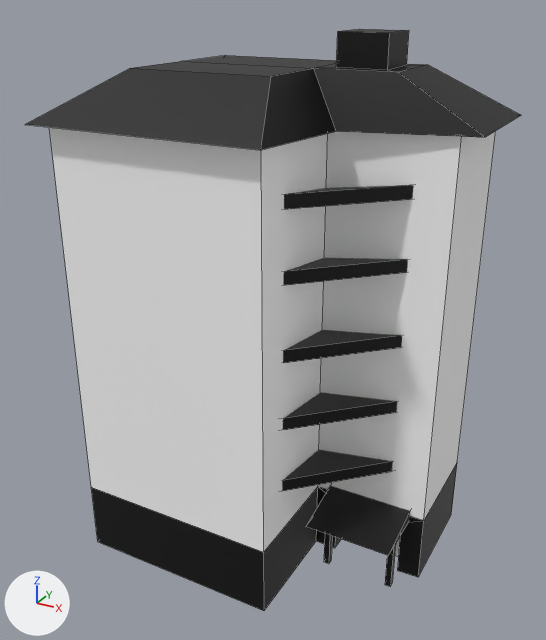
An edit to the FBX model Assets/Models/Gustavo/Buildings/Buildings_1_10/B9.fbx, drawn before and after from the same camera.
Camera for both pictures: a 50 mm lens placed at (14.0, -26.0, 23.9), pointed at (-0.1, -0.3, 11.1). The lights are fixed; the arrows at lower left show +X, +Y and +Z. Mesh edges are drawn as thin lines. Where no turn or scale is listed for an object, it has been applied to the vertices.

Objects in the first picture: 'B9'.
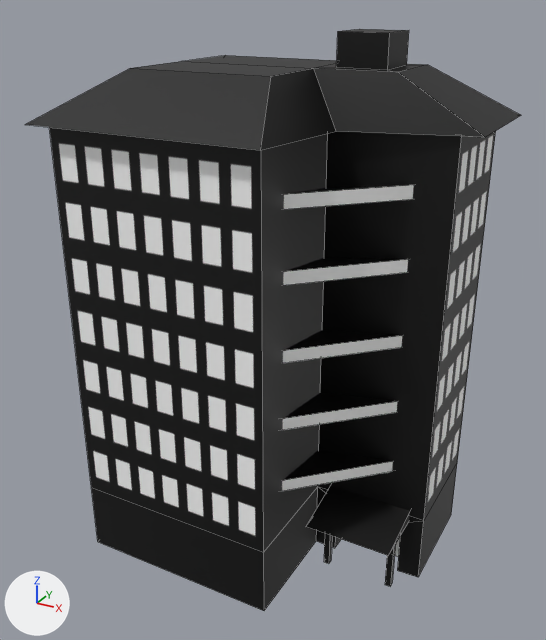
What differs and where, as boxes [x1, y1, x2, y2] in the pictures (546 x 640 px):
'B9', recoloured, surface changed (grey to black)
    both: [47, 110, 498, 562]
part 1 of me_b9, recoloured (black to grey)
    both: [282, 185, 414, 491]
part 2 of me_b9, surface changed (grey to black)
    both: [49, 127, 496, 552]

Patch to the scene script:
```diff
--- a/Assets/Models/Gustavo/Buildings/Buildings_1_10/B9.fbx.py
+++ b/Assets/Models/Gustavo/Buildings/Buildings_1_10/B9.fbx.py
@@ img_window_jpg @@
+img_window_jpg = load_image('Window.jpg', '../../../../Textures/Window.jpg', 32, 32, 'sRGB')
@@ mat_windows @@
+mat_windows = principled_material('Windows')
+mat_windows.texture = img_window_jpg
@@ me_b9 @@
 me_b9.from_pydata(...)  # 108 vertices, 76 faces; spans x -7.6..7.8, y -5.6..5.4, z 0.0..22.4
 # used by ob_b9; location = (0.0, 0.0, 0.0)
-me_b9.materials.append(mat_windows15)  # white #ffffff
-me_b9.materials.append(mat_windows16)  # white #ffffff
+# me_b9 part 1: all 5 faces centred in x 3.7, y -1.8, z 5.3..17.1 switch from mat_base (black #000000) to mat_details (white #ffffff)
+# me_b9 part 2: texture (UV) coordinates of 8 of 76 faces, centred in x -7.0..7.0, y -5.0..5.0, z 11.2, changed; they spanned u 0.32..0.79, v 0.05..0.51 and now span u -5.11..6.03, v -3.12..4.11
+me_b9.materials.append(mat_windows)  # picture img_window_jpg
```
